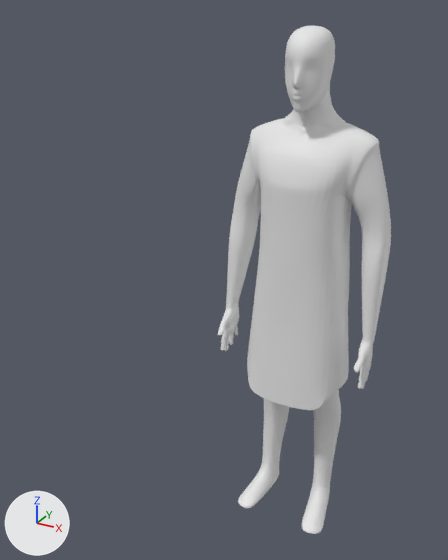
The Blender file RTS Dev Project/Assets/Models/Characters/greek/greek_civilian.blend, before and after one commit.
Camera for both pictures: a camera (50 mm lens) standing at (2.2, -5.68, 5.66) and looking at (-0.43, -0.89, 3.26). Arrows for +X, +Y and +Z are at lower left; the lights stay in place.

The scene before the commit, as lines of its bpy script (objects in view):
```python
me_circle = bpy.data.meshes.new('Circle')
me_circle.from_pydata(...)  # 458 vertices, 566 faces; spans x -2.14..3.21, y -0.52..0.52, z 0.0..14.46
# faces by material slot: [438, 128]
me_circle.materials.append(mat_material_001)  # light grey #dbdbdb
me_circle.materials.append(mat_material_005)  # orange #b4804e
me_human_003 = bpy.data.meshes.new('human.003')
me_human_003.from_pydata(...)  # 837 vertices, 832 faces, 2 loose edges; spans x 0.0..2.6, y -1.3..1.5, z -8.1..8.0
me_human_003.materials.append(None)
ob_circle = bpy.data.objects.new('Circle', me_circle)
ob_circle.location = (0.0, 0.0, 0.0)
ob_circle.hide_viewport = True
ob_human = bpy.data.objects.new('human', me_human_003)
ob_human.location = (0.0, 0.0, 2.802)
ob_human.scale = (0.344, 0.344, 0.344)
_m = ob_human.modifiers.new('Mirror', 'MIRROR')
_m.use_clip = True
_m = ob_human.modifiers.new('Subsurf', 'SUBSURF')
```
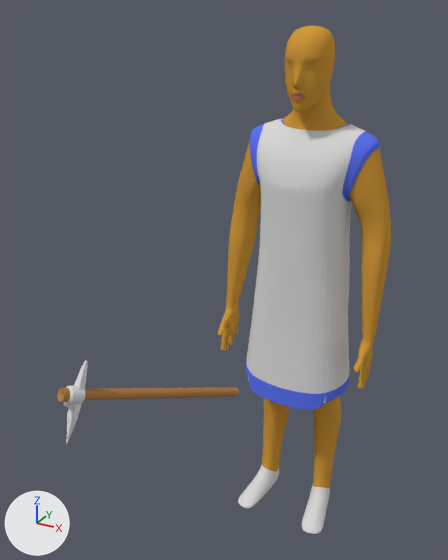
Commit message: Fixed greek civilian problems

Patch to the scene script:
```diff
--- a/RTS Dev Project/Assets/Models/Characters/greek/greek_civilian.blend.py
+++ b/RTS Dev Project/Assets/Models/Characters/greek/greek_civilian.blend.py
@@ mat_llavis @@
+mat_llavis = diffuse_material('Llavis')
+mat_llavis.base_color = (0.517, 0.159, 0.138)  # pink #be6f68
@@ mat_detalls @@
+mat_detalls = diffuse_material('Detalls')
+mat_detalls.base_color = (0.109, 0.175, 0.888)  # blue #5d74f2
@@ mat_blanc_roba @@
+mat_blanc_roba = diffuse_material('Blanc roba')
+mat_blanc_roba.base_color = (0.708, 0.708, 0.708)  # light grey #dbdbdb
@@ mat_pell @@
+mat_pell = diffuse_material('Pell')
+mat_pell.base_color = (0.638, 0.319, 0.045)  # orange #d1993c
@@ me_human_003 @@
 # used by ob_human; location = (0.0, 0.0, 2.802); scale = (0.344, 0.344, 0.344)
-me_human_003.from_pydata(...)  # 837 vertices, 832 faces, 2 loose edges; spans x 0.0..2.6, y -1.3..1.5, z -8.1..8.0
+me_human_003.from_pydata(...)  # 849 vertices, 841 faces; spans x 0.0..2.6, y -1.3..1.6, z -8.1..8.0
+# me_human_003 part 1
+# 2 vertices are removed from x 0.0..0.4, y 1.0, z 5.3
+# 13 faces are deleted
+# 2 loose edges are deleted
+# 1 vertex moves from x 0.0, y -0.3, z 5.4 to x 0.0, y -0.2, z 5.3
+# 5 vertices are added at (0.1, -0.9, 7.0), (0.1, -0.9, 6.9), (0.4, -0.7, 6.9), (0.6, -0.6, 7.0), (0.4, -0.9, 7.1)
+# 3 new faces join them, mat_blanc_roba (light grey #dbdbdb)
+# 10 new faces join them, mat_pell (orange #d1993c)
+# 1 new face joins them, mat_detalls (blue #5d74f2)
+# me_human_003 part 2
+# 1 vertex is removed from x 0.0, y 1.5, z -3.0
+# 8 faces are deleted
+# 10 vertices are added at x 0.0..2.0, y -1.1..1.6, z -2.9..-0.2
+# 6 new faces join them, mat_detalls (blue #5d74f2)
+# 10 new faces join them, mat_blanc_roba (light grey #dbdbdb)
+# me_human_003 part 3: 660 faces spanning x 0.0..2.6, y -1.1..1.0, z -2.4..8.0 switch from no material to mat_pell (orange #d1993c)
+# me_human_003 part 4: 63 faces spanning x 0.0..2.0, y -1.1..1.5, z -3.3..5.4 switch from no material to mat_blanc_roba (light grey #dbdbdb)
+# me_human_003 part 5: 42 faces spanning x 0.3..1.6, y -0.4..1.4, z -7.6..0.2 switch from no material to mat_pell (orange #d1993c)
+# me_human_003 part 6: 18 faces spanning x 0.6..1.7, y -1.3..1.0, z -8.1..-7.3 switch from no material to mat_blanc_roba (light grey #dbdbdb)
+# me_human_003 part 7: 4 faces spanning x 0.0..0.2, y -1.0..-0.8, z 6.1..6.3 switch from no material to mat_llavis (pink #be6f68)
+# me_human_003 part 8: 24 faces spanning x 0.0..2.0, y -0.5..1.2, z 3.1..5.4 switch from no material to mat_detalls (blue #5d74f2)
@@ ob_circle @@
 ob_circle = bpy.data.objects.new('Circle', me_circle)
-ob_circle.location = (0.0, 0.0, 0.0)
-ob_circle.hide_viewport = True
+ob_circle.location = (-1.124, -2.475, 2.672)
+ob_circle.rotation_euler = (0.0964, 1.968, 1.307)  # degrees (5.5, 113, 75)
+ob_circle.scale = (0.148, 0.148, 0.148)
```

What differs and where, as boxes (x1, y1, x2, y2) in the pictures (448 x 560 px; the box of a moved part takes in the faces that stretch with it):
'Circle', shown: after (57, 360, 239, 446)
part 1 of me_human_003, moved or reshaped: (285, 38, 334, 131) in both
part 2 of me_human_003, built on: before (247, 339, 349, 410); after (246, 337, 349, 410)
part 3 of me_human_003, recoloured: (217, 26, 391, 389) in both
part 4 of me_human_003, recoloured (white to grey): (248, 119, 365, 400) in both
part 5 of me_human_003, recoloured: (262, 396, 341, 488) in both
part 6 of me_human_003, recoloured: (238, 464, 330, 534) in both
part 7 of me_human_003, recoloured: (291, 93, 306, 99) in both
part 8 of me_human_003, recoloured (white to blue): (250, 119, 379, 202) in both
